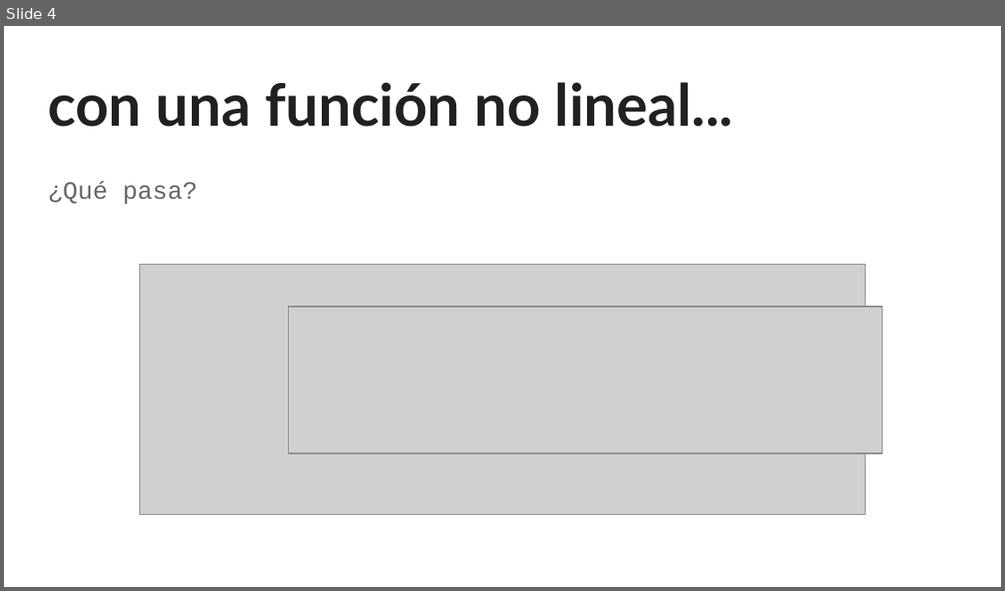
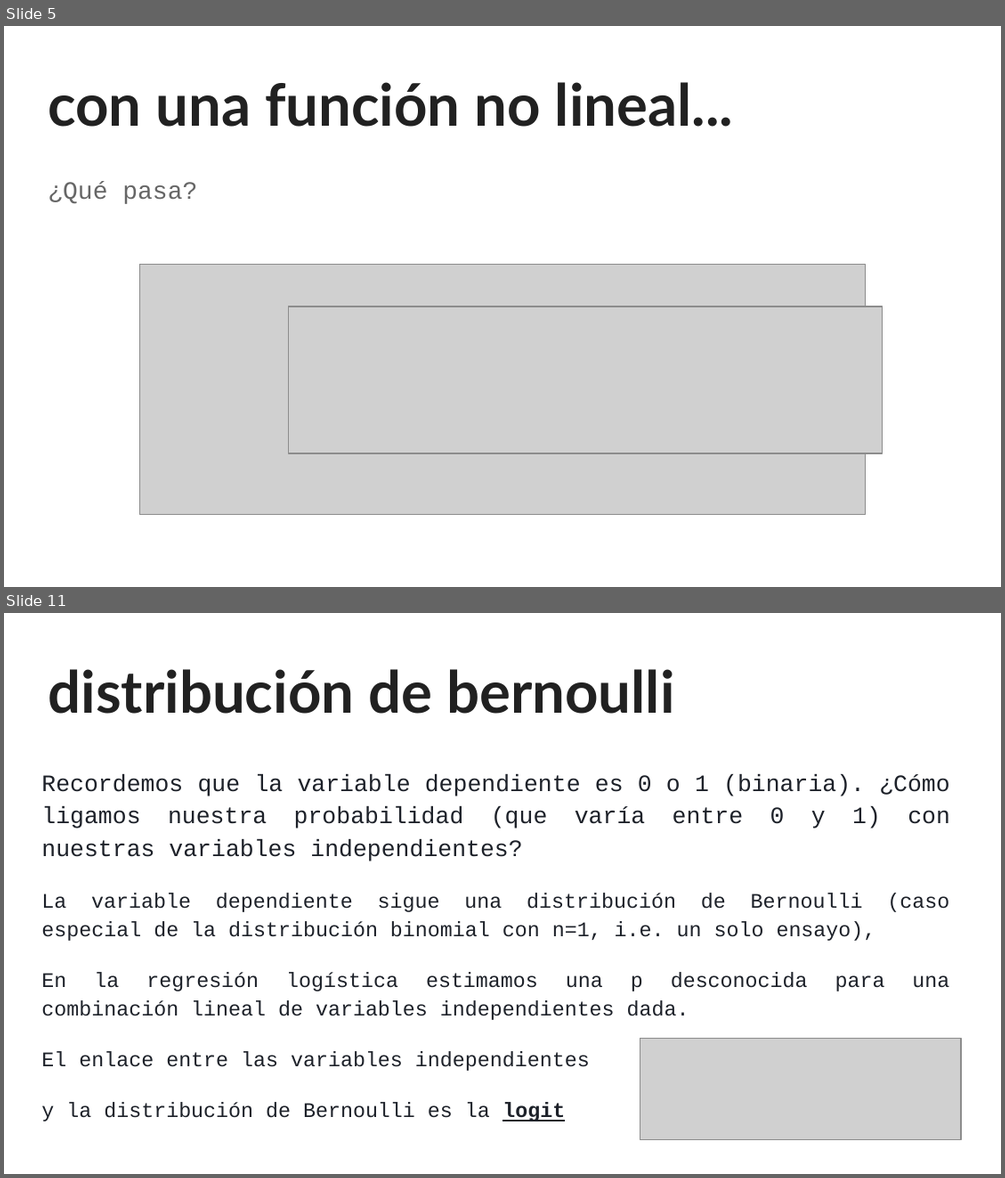
Before and after one commit to sainosmichelle/sainosmichelle.github.io, a slide deck: assets/files/Tema6/reg_log/6.2 Regresión Logística.pptx. Shown one above the other, each under a label of ours: slide 4 before the commit, slides 5 and 11 after it; the slides between them are not shown. The pictures are 1005x591 and 1005x1178 pixels, drawn with LibreOffice and Linux fonts; fonts in the diff are those of the drawing; grey boxes stand for pictures. Boxes give left, top, right and bottom in pixels: in the first picture for what was removed or moved away, otherwise in the second. Text is boxed around its words. In the diff, an @@ line names an element or a change of style, - is before the commit and + after.

```diff
--- a/assets/files/Tema6/reg_log/6.2 Regresión Logística.pptx
+++ b/assets/files/Tema6/reg_log/6.2 Regresión Logística.pptx
@@ slide 11 added at box(4, 613, 1001, 1174), background #FFFFFF @@
@@ title added at box(48, 669, 675, 714), 42 pt, text #212121, bold @@
+distribución de bernoulli
@@ text added at box(41, 774, 950, 1121), 15 pt, text #1D2129 @@
+Recordemos que la variable dependiente es 0 o 1 (binaria). ¿Cómo ligamos nuestra probabilidad (que varía entre 0 y 1) con nuestras variables independientes?
+La variable dependiente sigue una distribución de Bernoulli (caso especial de la distribución binomial con n=1, i.e. un solo ensayo),
+En la regresión logística estimamos una p desconocida para una combinación lineal de variables independientes dada.
+El enlace entre las variables independientes
+y la distribución de Bernoulli es la logit
@@ picture added at box(640, 1038, 961, 1140) @@
@@ what was slide 4 is now slide 5 @@
```
Also in this commit, not shown: 1 slide changed, 11 other slides added, 1 slide removed.
